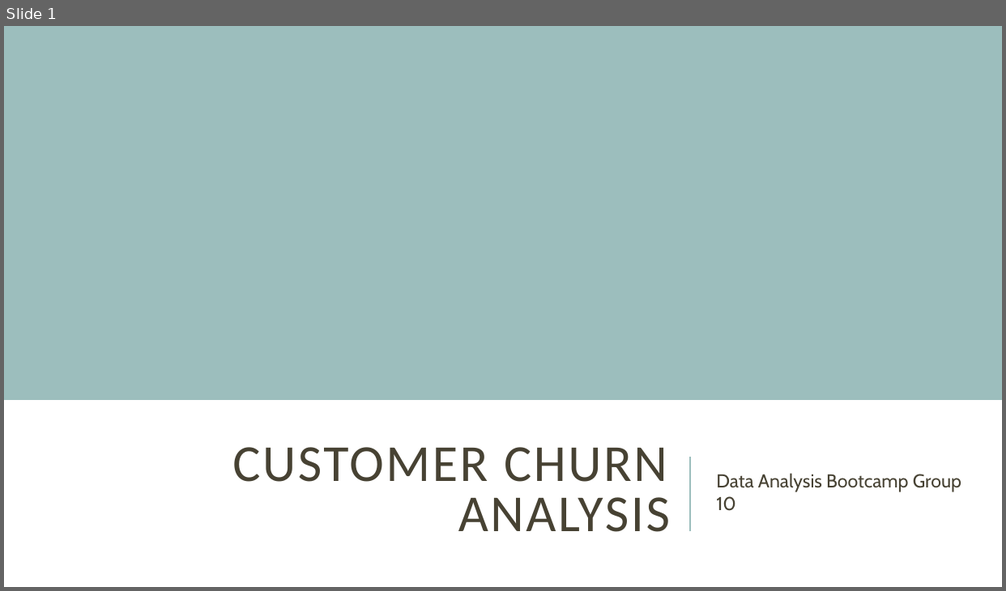
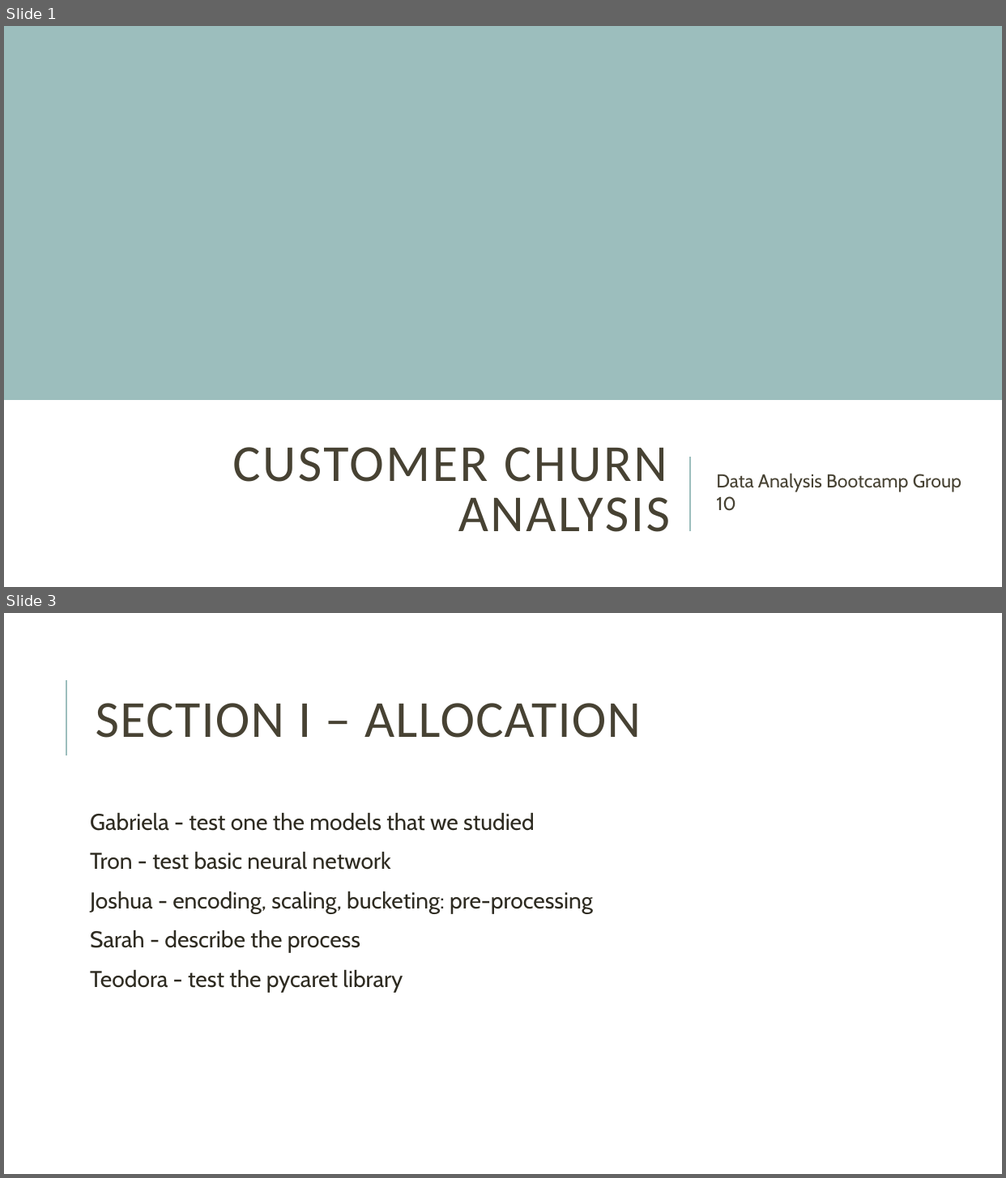
Before and after one commit to XDarkPhoenixes/Group_10, a slide deck: Group10v1.pptx. Shown one above the other, each under a label of ours: slide 1 before the commit, slides 1 and 3 after it; the slides between them are not shown. The pictures are 1006x591 and 1006x1178 pixels, drawn with LibreOffice and Linux fonts; fonts in the diff are those of the drawing. Boxes give left, top, right and bottom in pixels: in the first picture for what was removed or moved away, otherwise in the second. Text is boxed around its words. In the diff, an @@ line names an element or a change of style, - is before the commit and + after.

```diff
--- a/Group10v1.pptx
+++ b/Group10v1.pptx
@@ slide 3 added at (4,613,1002,1174), background #FFFFFF @@
@@ line added from (66, 756) to (66, 680), #9CBEBD 1.5 pt @@
@@ title added at (96,703,641,738), 50 pt, text #474233 @@
+SECTION I – ALLOCATION
@@ text added at (90,813,593,992), 22 pt, text #2E2B21 @@
+  Gabriela - test one the models that we studied
+  Tron - test basic neural network
+  Joshua - encoding, scaling, bucketing: pre-processing
+  Sarah - describe the process
+  Teodora - test the pycaret library
```
Also in this commit, not shown: 1 slide changed, 3 other slides added.
